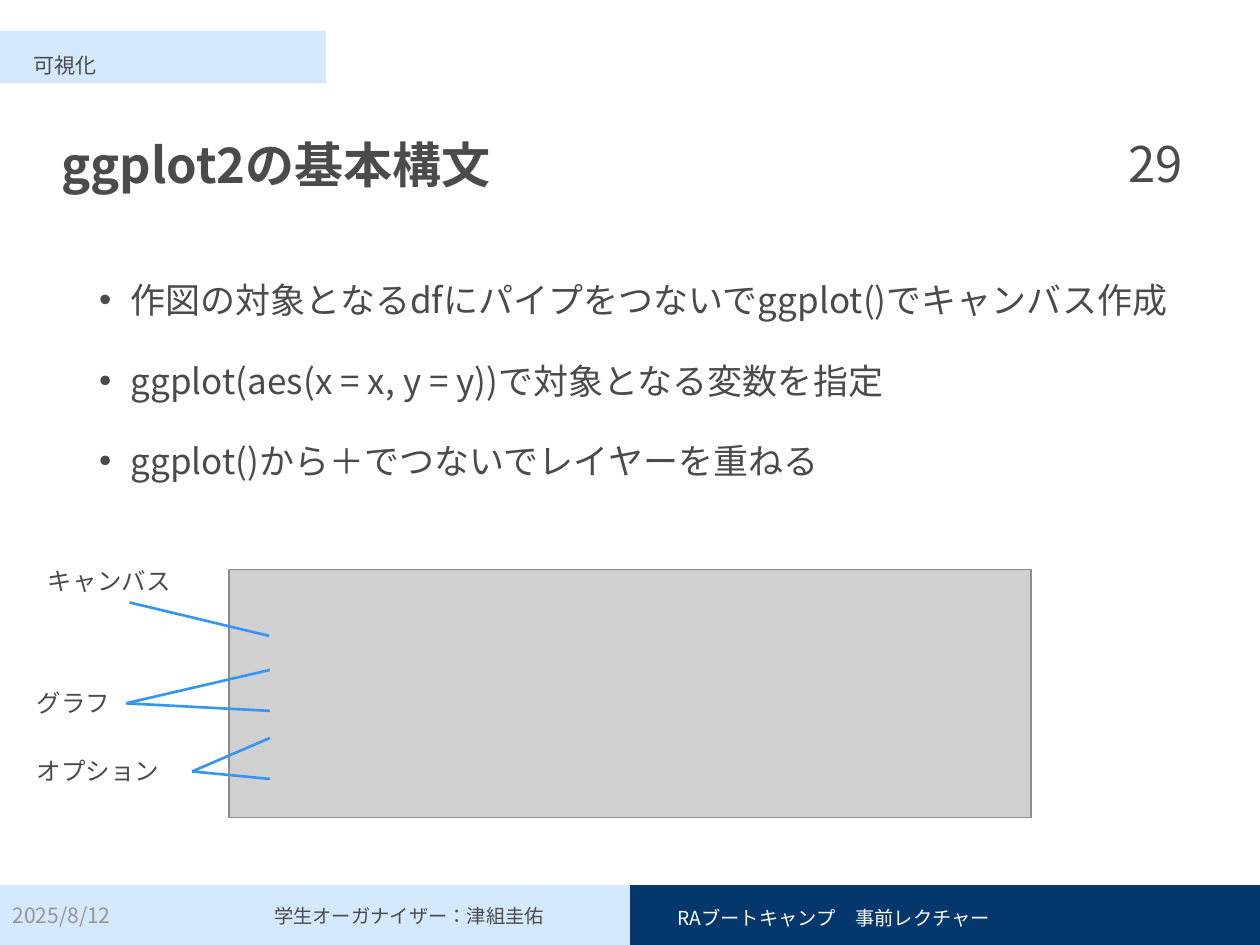
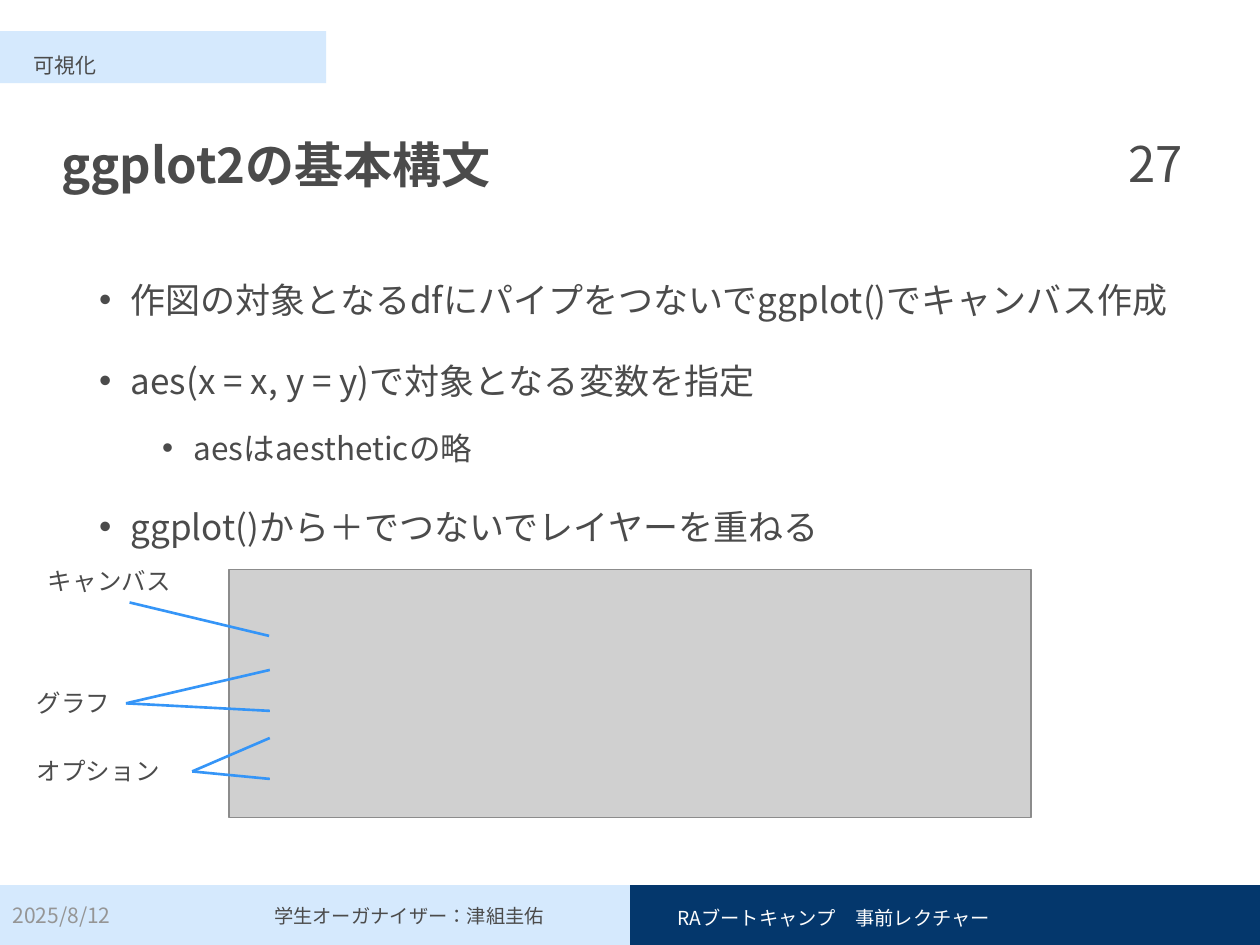
Before and after one commit to Keisuke-Tsugumi/pre-lecture, a slide deck: slide 27 of 事前レクチャー_スライド.pptx (slide 29 before the commit). Drawn at 1260x945 pixels with LibreOffice and Linux fonts; fonts in the diff are those of the drawing; grey boxes stand for pictures. Boxes give left, top, right and bottom in pixels: in the first picture for what was removed or moved away, otherwise in the second. Text is boxed around its words. In the diff, an @@ line names an element or a change of style, - is before the commit and + after.

```diff
--- a/事前レクチャー_スライド.pptx
+++ b/事前レクチャー_スライド.pptx
@@ page number at bbox=[1129, 145, 1183, 182]: text changed @@
-29
+27
@@ text at bbox=[131, 364, 755, 463]: text changed @@
-• ggplot(aes(x = x, y = y))で対象となる変数を指定
+• aes(x = x, y = y)で対象となる変数を指定
+  • aesはaestheticの略
```
Also in this commit, not shown: 14 other slides changed, 1 slide removed, 3 other files.
